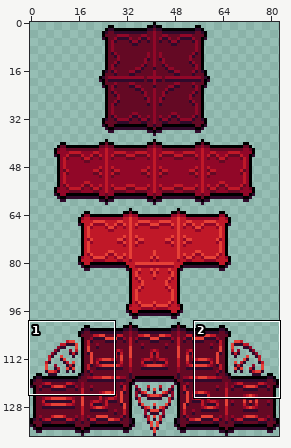
Sprite sheet -- Assets/Sprites/Difficulty.png. Above, an overview of the earlier version with the close-up marked.
Close-up. Old version:
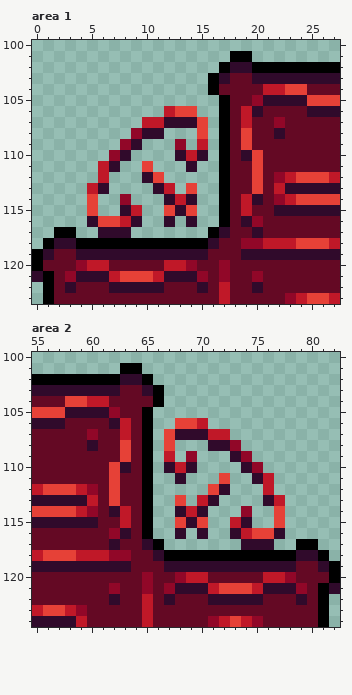
The file is 83x138 pixels. Shown: area 1: x 0..27, y 100..123; area 2: x 55..82, y 100..124.
And afterwards:
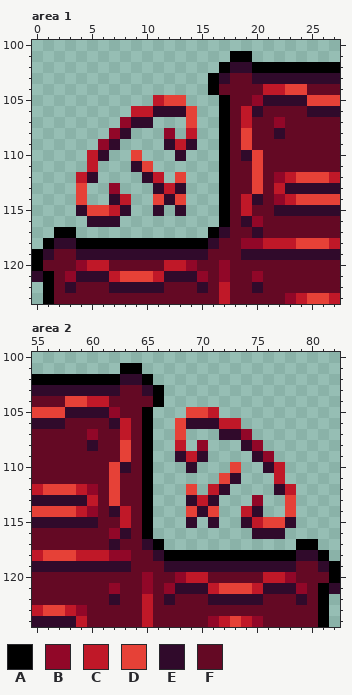
Palette (. is transparent): A #000000  B #910728  C #c01828  D #e64137  E #300a2b  F #640924
Change:
--- area 1
@@ x 2..17 @@
 104 ..............AF
-105 ...............A
-106 ..........CDD..A
-107 ........CCEEED.A
-108 .......BEE...D.A
-109 ......BE...B.C.A
-110 .....BE....ECE.A
-111 ....CE..D...E..A
-112 ....C...ED.....A
-113 ...CE....EC.D..A
-114 ...D..B...ECE..A
-115 ...D..EC..DED..A
-116 ...EDDCE..E.E..A
-117 AA..EEE.......AE
+105 .........CDD...A
+106 .......CCEEED..A
+107 ......BEE...D..A
+108 .....BE...B.C..A
+109 ....BE....ECE..A
+110 ...CE..D...E...A
+111 ...C...ED......A
+112 ..CE....EC.D...A
+113 ..D..B...ECE...A
+114 ..D..EC..DED...A
+115 ..EDDCE..E.E...A
+116 ...EEE.........A
+117 AA............AE
 118 EEAAAAAAAAAAAAEF
--- area 2
@@ x 65..80 @@
 104 FA..............
-105 A...............
-106 A..DDC..........
-107 A.DEEECC........
-108 A.D...EEB.......
-109 A.C.B...EB......
-110 A.ECE....EB.....
-111 A..E...D..EC....
-112 A.....DE...C....
-113 A..D.CE....EC...
-114 A..ECE...B..D...
-115 A..DED..CE..D...
-116 A..E.E..ECDDE...
-117 EA.......EEE..AA
+105 A...DDC.........
+106 A..DEEECC.......
+107 A..D...EEB......
+108 A..C.B...EB.....
+109 A..ECE....EB....
+110 A...E...D..EC...
+111 A......DE...C...
+112 A...D.CE....EC..
+113 A...ECE...B..D..
+114 A...DED..CE..D..
+115 A...E.E..ECDDE..
+116 A.........EEE...
+117 EA............AA
 118 FEAAAAAAAAAAAAEE
Pixel boxes of the changes (left, top, right, bottom) in both close-ups:
changed: (76, 95, 208, 238)
changed: (164, 407, 296, 550)
